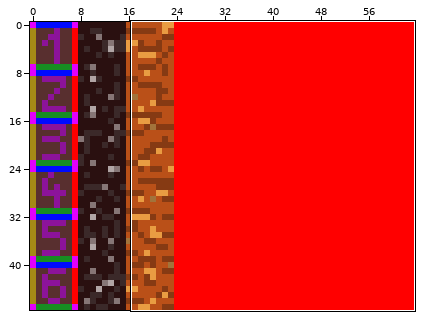
Pixel-art sprite, stored at project/game/resources/textures/voxelAtlas.png. Above, an overview of the earlier version with the close-up marked.
Close-up. Old version:
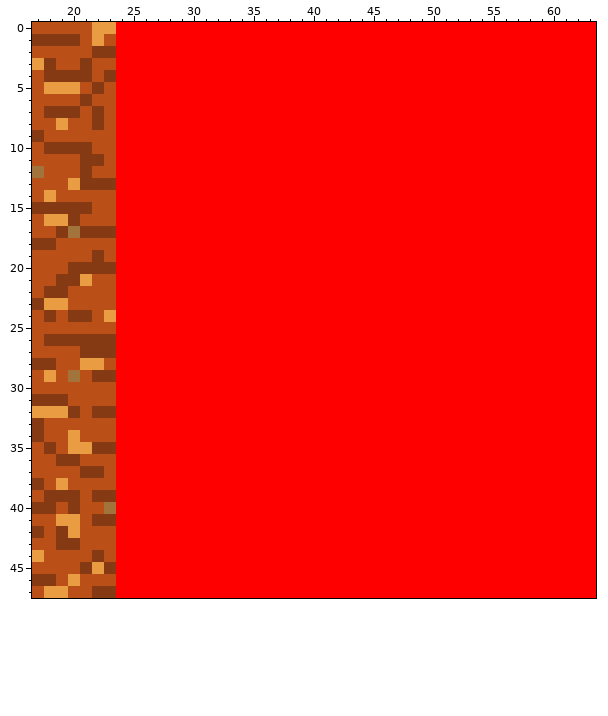
The file is 64x48 pixels. Colours within 5 levels of each other are drawn and written as one. Shown: x 17..63, y 0..47.
And afterwards:
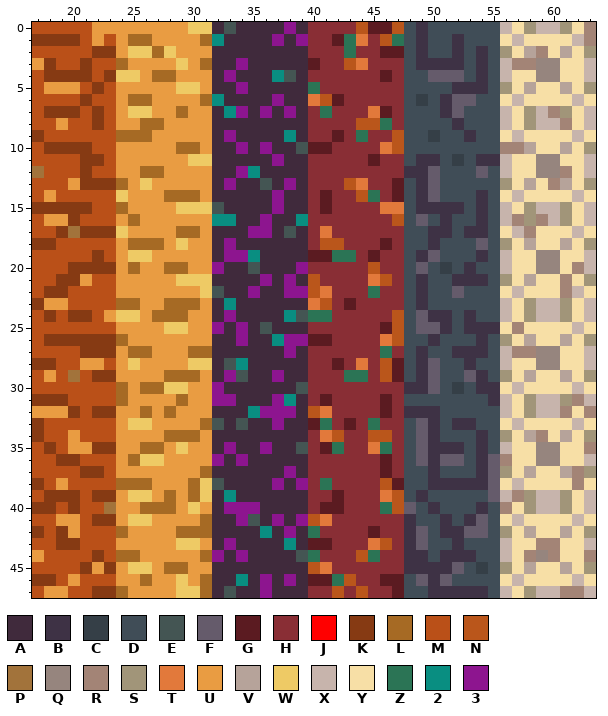
Palette (. is transparent): A #402a3c  B #3e3245  C #353f47  D #404d57  E #445553  F #655b6b  G #5b1b21  H #892e35  J #ff0000  K #863a13  L #a66a24  M #ba5018  N #ba561b  P #a2733b  Q #96857e  R #a38476  S #a19579  T #e2793b  U #e99c42  V #b6a39a  W #eeca65  X #c7b4ac  Y #f7dfa6  Z #2b7455  2 #098e81  3 #8d158f
Difference:
Changed rows in their new state; - is an unchanged pixel.
first column x 24:
 0 UUUUUUWWAEAAAA3AHHHHNGGNDBDDDDDDXYSXXSYR
 1 ULLUUUUL2AAAA3A3HHGZTHNZDBDDBDDDYXYYYYXR
 2 UWWLWUUUAAAAAAAAHHHZHHGGDBDDBDBDSYVRYVYS
 3 LUUUUWULAA3AAAAAGHHNTHHHDBBBBDBDXRRQQYYX
 4 WWULLUUUA3AAA2EAHHHHHHGHDDFFFDBDXYYQQYYX
 5 UUUUUWWUAA3AAAAAZHHHHHHHDDDDBBBDSYVYYVYS
 6 ULLUUUUL2AAAA3AATNGHHHHHDCDBFFDDYXYYYYXY
 7 UWWUULUUA23A3A3AHZHHHTGHDDDBFDDDXYSXRSYX
 8 UULLUUUUAAAAAAAAHHHHNNZHDDDDBDDDXYSXXRYX
 9 LLLUUUUUA3AAAA2AHHGHZHHNDDCDDBDDYXYYYYXY
10 UUUUULLUAA3A3AAEGGHHHHTNDDDDDDDDRRVYYVYS
11 UUUUUUWWAAAAA3AAHHHHHGHHDBBDCDBBXYYQQYYX
12 UULLUUUUAA32AAAAHHHHHHHHBBFDDDFDXYYQQRYX
13 LUWUUUUUA3AAEA3AHHHNTHHGDBFDDDDDSYVYRVYS
14 WUUULLLUAAAAA3AAHGHHNZHGDBFDDDBDYXYYYYXY
15 LUUUUWWWEAAAA3AAHGHHHHTTDBBBBDBDXYSXXSYX
16 ULUUUUUU22AA3AA2HHHHHHHNDFDBDDBDXRSRXSYX
17 WUUUULLUAAA33AEAHTHHHHHHDDBBDBBDYXRYYYXY
18 ULLLUWUUA3AAAAAAHNNHHHGHDDBDDDFDSYVYYVYS
19 UWWUUUUUA332AAAAGGZZHGHHDBFDDDBDXYYQQYYX
20 ULUULLUU3AAEAAA3HHHHHNHHDFDCDBDDXYYQQYRX
21 UUUUUWWWAAAA3A3ANHHHHTNHDBDDBBBDSYVYYRYS
22 UUUUUUUWEAA3AA33NTHHHZHHDBDDFDDDYXYYYRXY
23 LLUULLLUA2AAAAAATNHGHHHHDBDDDDDDXYSXXSYX
24 WWULLLUUA3AAAA2EZZHHHHHNDFBBDBDDXYSXXSYX
25 UUUUWWUU3A3AEAAAHHHHHHGNDFFBDBBBYRYYYYXY
26 LUUUUUUUAA3AA233GGHHHHTNDDBDDDBDSYVYYVYS
27 ULLUUULLAAAAAA3AHHHHHHZHDBDDBBBDXRRQQYYX
28 UWUUUUWWAE2AAAAAHHGHTHNGDBFDDBDDXYYQQYYX
29 UUUULLLUA3EAA3AAHHHZZHNGDBFDDFBDSYVYYVYS
30 LULLWWUU3AAAAAAEHHHHHHHHBBFDCDBBYXYYYYXY
31 LUUUULUU33AAA32AHGHHHHGHDDDDDDDBXYSXXSRX
32 UULULUUUAAA2333ANTHHHHGHBBBDDDDDXYSXXRYR
33 UWWUUUULEAEAA3AAGZHGHZHHDFBDBBDDYXYYYYXY
34 UUUULLLUAAAAAAAAHTNHHNNHDFBDDDBDSYVRYVYS
35 UULLUWUUA3AA3AAEHGZHHTZHDFBBBDBDXYYQQYYR
36 ULWWUUUU3A3AAAAAHHHHHHGHDFBFFDBFRYYQQYYX
37 UUUUUUULAAAAAA3AHHHHHHGHDDBDDDBFSYVYYVRS
38 LLLUUULWEAAAA3A3HZHHHHNGDDBBBBBFYXYYYYRY
39 UWWULULWA2AAAAAAHHGHHHTNDBDDDDDFXRSXXSYX
40 UULLLUWUA333AAAAHGGHHHZNFDBDDDBDRYSXXSYX
41 UWWUUUULAA3EA3A3NTHHHHHHBDDBDBFDYXYYYYXY
42 LUUUULLLAAAA2A3AZHHHHGHHBFDBBFFDSYVYYVYS
43 UUUUUWWUA3AAAA2AGGHHHTNHBFDDBDDDXYYRRYYX
44 LLUUUUUL3A3AAAAEZHHHNZHHBBDBBBDDXYRQRYYR
45 UWWULLUUAAAAAAAANTHHHHHHBBBBFDCDSYVYYVYS
46 UULUUWULAA2A3A3AGGZNHHGGDFBFDDDDYXYYYYXY
47 LUUUUWWLAEAA3AAAHHNHNHHGDDBBBBBDXYSXXRRX
Where, in picture pixels (left, top, right, bottom), the same in both close-ups:
changed: (116, 22, 596, 598)
